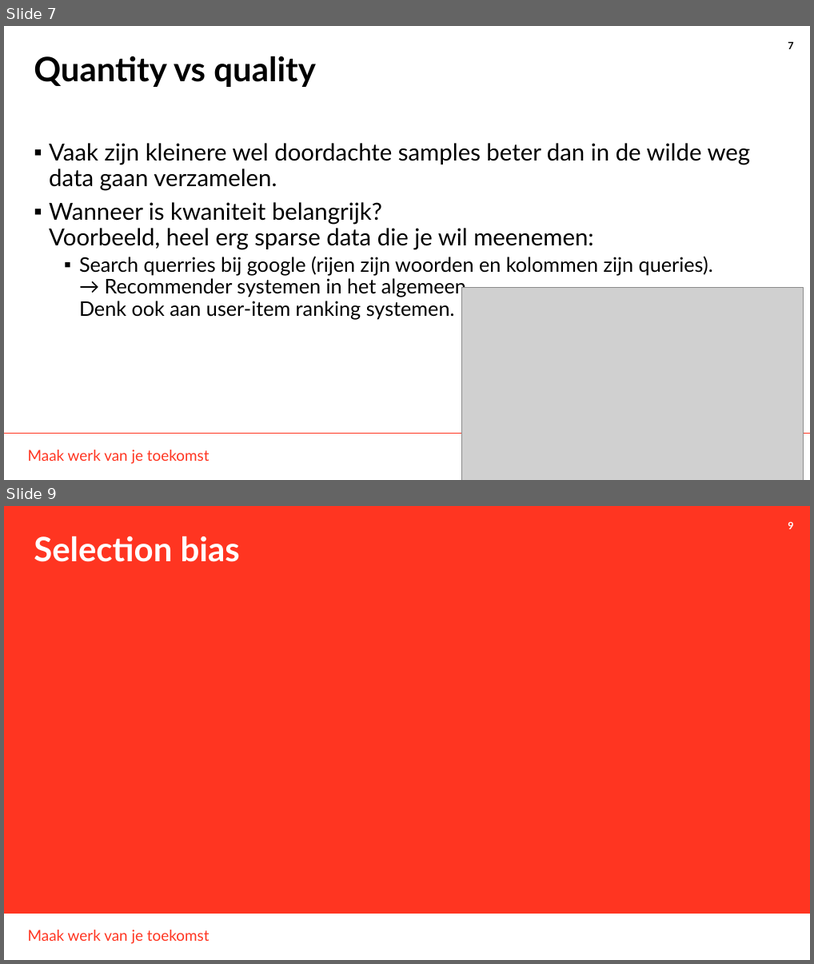
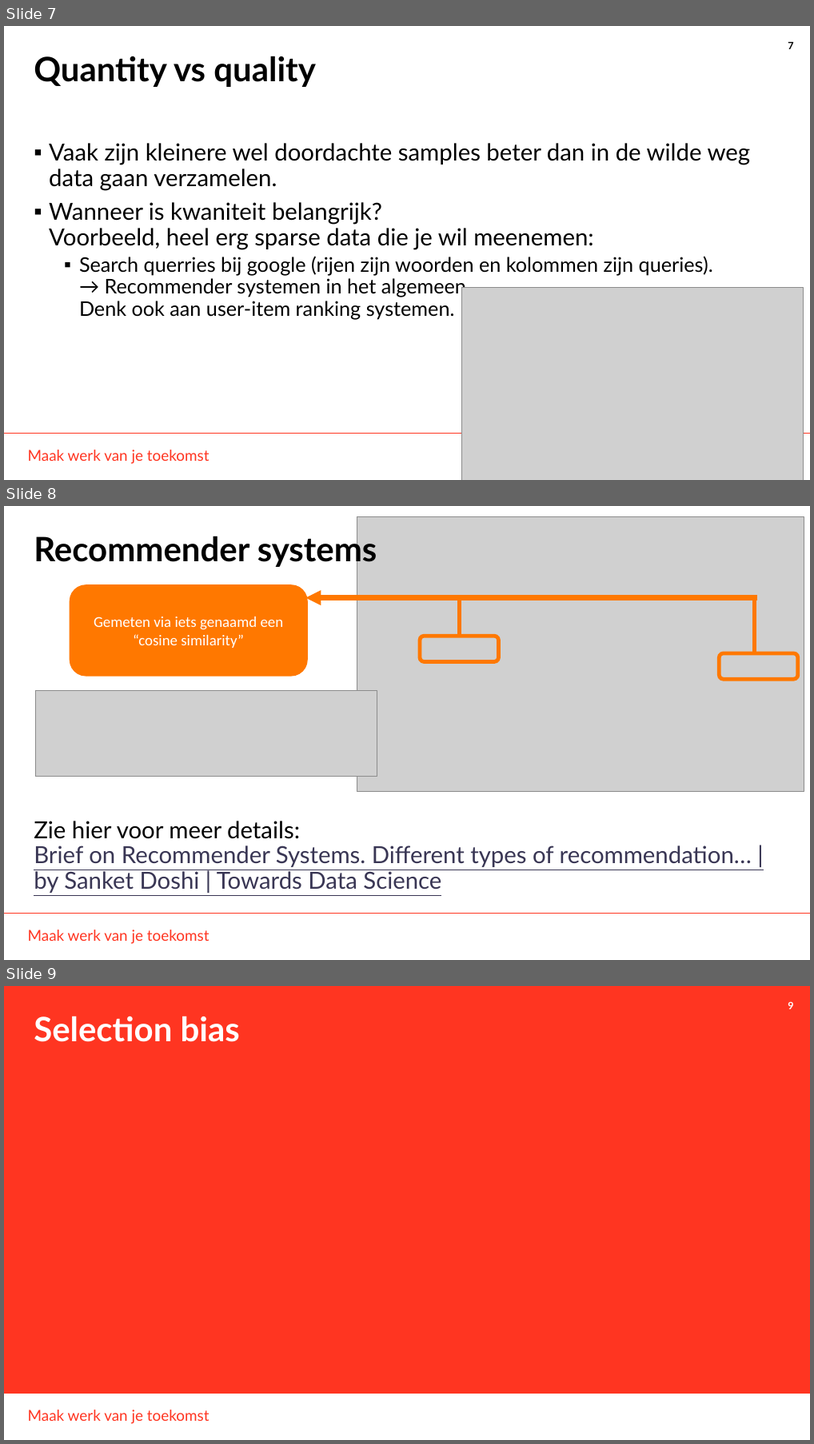
Before and after one commit to THellemans/data-science-syntra-ab, a slide deck: 06 statistiek/06 random sampling and sampling bias/06 random sampling and sampling bias.pptx. Shown one above the other, each under a label of ours: slides 7 and 9 before the commit, slides 7, 8 and 9 after it; the slides between them are not shown. The pictures are 814x964 and 814x1444 pixels, drawn with LibreOffice and Linux fonts; fonts in the diff are those of the drawing; grey boxes stand for pictures; background and template pictures are left out. Boxes give left, top, right and bottom in pixels: in the first picture for what was removed or moved away, otherwise in the second. Text is boxed around its words. In the diff, an @@ line names an element or a change of style, - is before the commit and + after.

```diff
--- a/06 statistiek/06 random sampling and sampling bias/06 random sampling and sampling bias.pptx
+++ b/06 statistiek/06 random sampling and sampling bias/06 random sampling and sampling bias.pptx
@@ slide 8 added at <box>4,506,810,960</box>, background #FFFFFF; not listed: 3 template elements that a slide beside it also shows @@
@@ picture added at <box>358,517,805,791</box> @@
@@ title added at <box>34,532,378,568</box>, 40 pt, text #000000, bold @@
+Recommender systems
@@ rounded rectangle added at <box>71,587,306,674</box>, fill #FF7800, outline #FF7800 4.5 pt, 18 pt, text #FFFFFF @@
+Gemeten via iets genaamd een “cosine similarity”
@@ arrow added from (758, 598) to (306, 598), #FF7800 6 pt @@
@@ line added from (459, 599) to (459, 636), #FF7800 4.5 pt @@
@@ line added from (755, 599) to (755, 654), #FF7800 4.5 pt @@
@@ rounded rectangle added at <box>420,636,499,662</box>, outline #FF7800 4.5 pt @@
@@ rounded rectangle added at <box>720,653,798,679</box>, outline #FF7800 4.5 pt @@
@@ picture added at <box>35,691,378,776</box> @@
@@ text added at <box>34,820,752,892</box>, 28 pt, text #393654, underline @@
+Zie hier voor meer details:
+Brief on Recommender Systems. Different types of recommendation… | by Sanket Doshi | Towards Data Science
```
Also in this commit, not shown: 5 slides changed, 4 other slides added, 29 other files.
